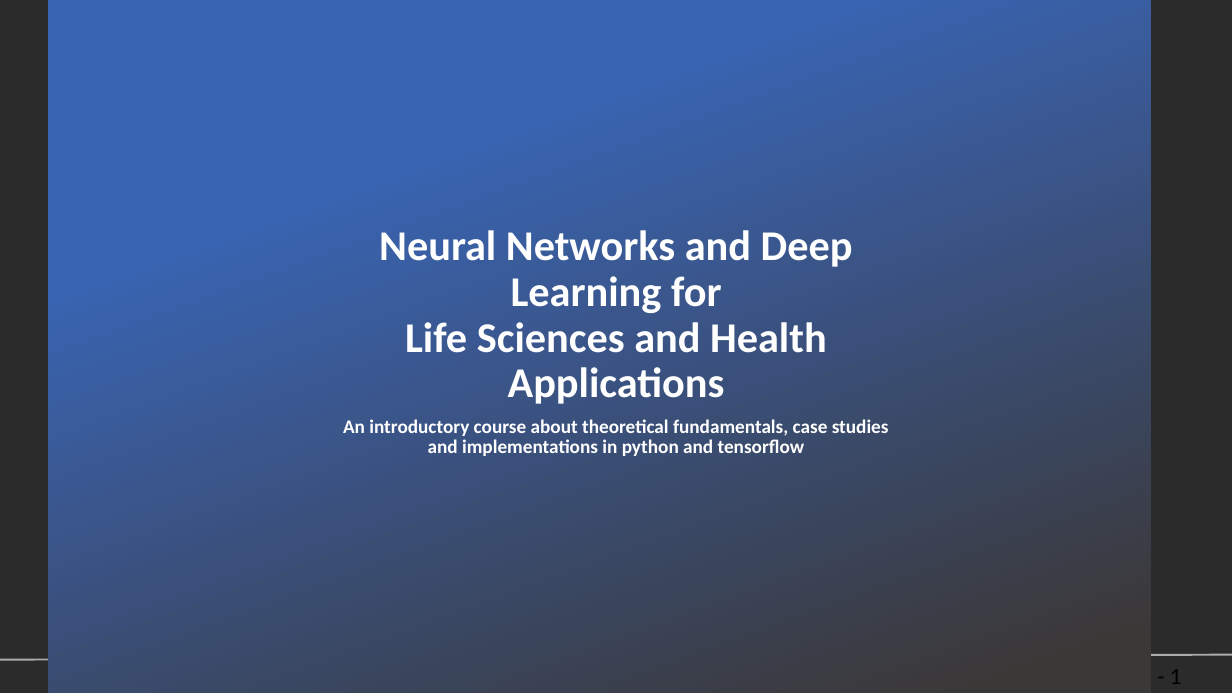
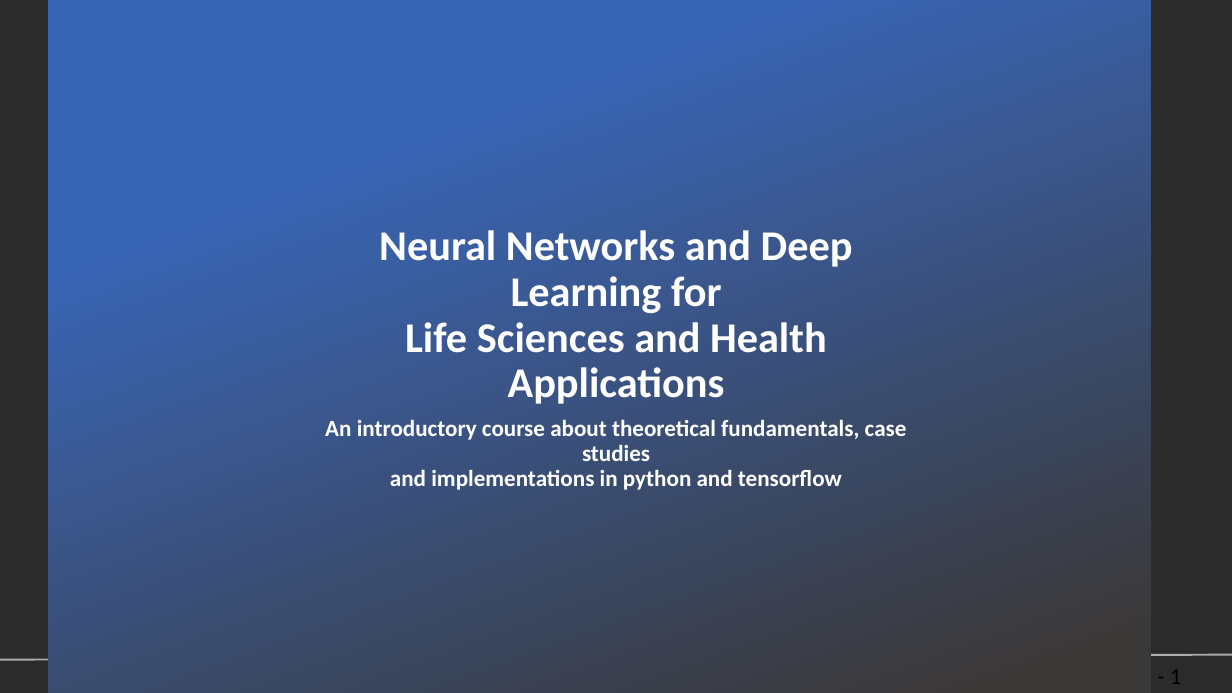
Before and after one commit to toelt-llc/COURSE-zhaw-dlcourse-spring2019, a slide deck: slide 1 of Week 1 - Mathematic introduction/NNDL - Fall 18 Week 1 - Administration and basics.pptx. Drawn at 1232x693 pixels with LibreOffice and Linux fonts; fonts in the diff are those of the drawing; background and template pictures are left out; a plain dark background stands for a picture behind light text. Boxes give left, top, right and bottom in pixels: in the first picture for what was removed or moved away, otherwise in the second. Text is boxed around its words. In the diff, an @@ line names an element or a change of style, - is before the commit and + after.

```diff
--- a/Week 1 - Mathematic introduction/NNDL - Fall 18 Week 1 - Administration and basics.pptx
+++ b/Week 1 - Mathematic introduction/NNDL - Fall 18 Week 1 - Administration and basics.pptx
@@ subtitle "An introductory course about theoretical ..." at (325,420,907,490): size 15 to 18 pt @@
```
Also in this commit, not shown: 1 other slide changed, 1 slide added.
